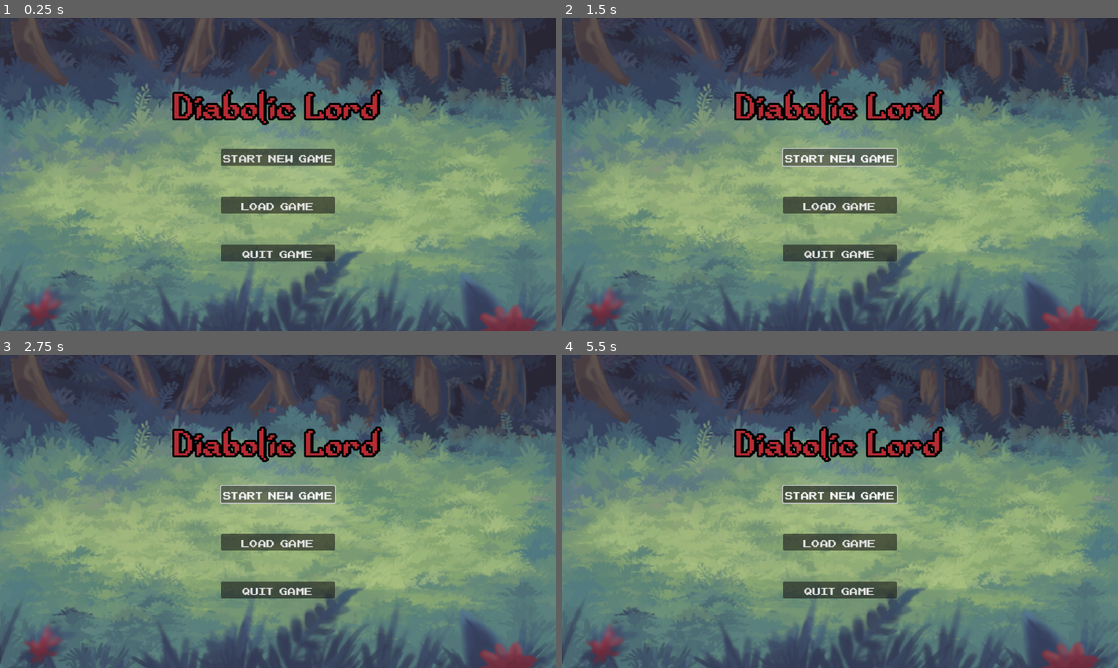
Above: before the commit, frames 1-4 (two rows, left to right).
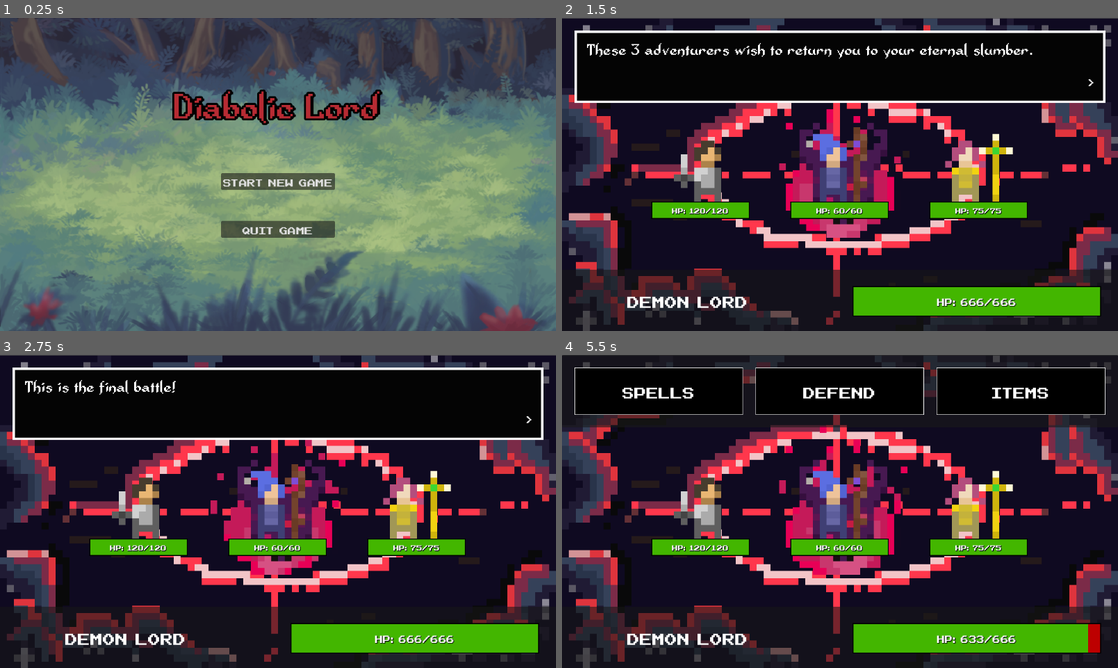
Above: after the commit, the same moments.

Repository: GeMini-220/Diabolic-Lord
Game: Godot game, scene res://MainScenes/start_menu.tscn
Two runs of this game, one before a commit and one after it. Both use one fixed random seed, a clock stepped at 60 frames per second and the inputs below.
Inputs (mouse positions are in pixels of both pictures, inside the frame that each line leads up to):
- Up to frame 1 (0.25 s): no input
- Up to frame 2 (1.5 s): click "Start New Game" at 0.5 s; click (840, 158) at 1.25 s, where only the run before the commit has a clickable "Start New Game"
- Up to frame 3 (2.75 s): click (278, 495) at 2 s, where only the run before the commit has a clickable "Start New Game"
- Up to frame 4 (5.5 s): tap Enter (ui_accept) at 2.75, 3.02, 3.77, 5.27 s; move the mouse to (962, 495) at 2.77 s; click (962, 495) at 2.92 s; move the mouse to (728, 527) at 3.52 s; click (728, 527) at 3.67 s; move the mouse to (895, 442) at 4.27 s; click (895, 442) at 4.42 s; move the mouse to (812, 574) at 5.02 s; click (812, 574) at 5.17 s

The runs differ from the first frame. In frame 1, 5.5% of the frame differs, in the area x 39-61%, y 41-78%; in frame 2, 99%; in frame 3, 99%; in frame 4, 99%, in the area x 0-100%, y 0-100%.
Error before the commit: Parse Error: Expected closing "}" after dictionary elements. (res://src/State.gd:43)

Commit message:
dealt with conflicts
and some syntax from updating

Diff:
--- a/project.godot
+++ b/project.godot
@@ -12,7 +12,7 @@
 
 config/name="OneBossLeft"
 run/main_scene="res://MainScenes/start_menu.tscn"
-config/features=PackedStringArray("4.2", "Forward Plus")
+config/features=PackedStringArray("4.1", "Forward Plus")
 config/icon="res://icon.svg"
 
 [autoload]
--- a/src/Fighter.tres
+++ b/src/Fighter.tres
@@ -127,6 +127,7 @@
 [resource]
 script = ExtResource("2_3u6ac")
 name = "Fighter"
+type = "Defender"
 animation = SubResource("SpriteFrames_8svcj")
 health = 120
 current_health = 120
--- a/src/State.gd
+++ b/src/State.gd
@@ -40,7 +40,7 @@
 		"speed": speed,
 		"magic": magic,
 		"currentBattle": currentBattle,
-		"household_passive_active": household_passive_active
+		"household_passive_active": household_passive_active,
 		"player_level": player_level,
 		"upgrade_points": upgrade_points,
 		"tier_unlocked": tier_unlocked,
